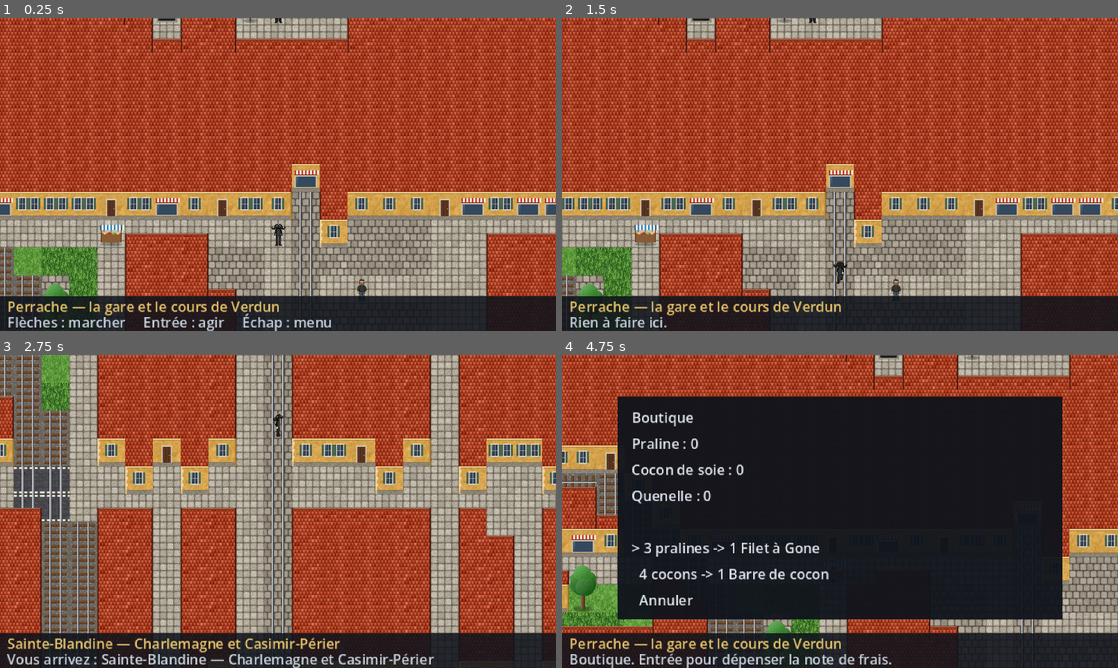
Above: before the commit, frames 1-4 (two rows, left to right).
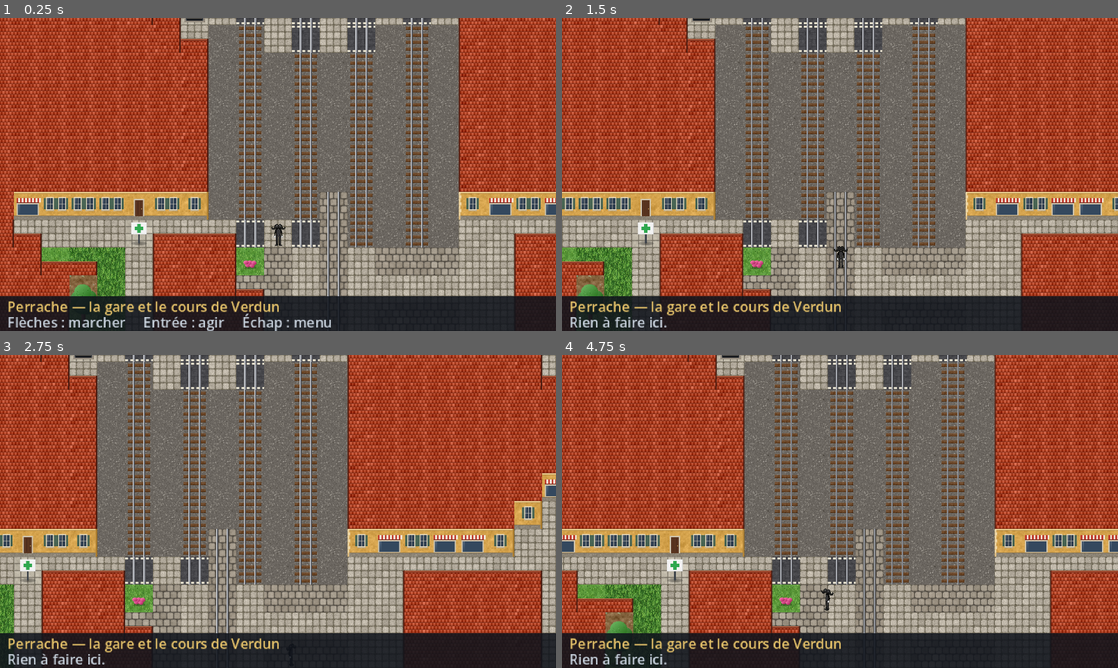
Above: after the commit, the same moments.

Repository: ThibaultGRAND/EEMIDEX
Game: Godot game, scene res://scenes/world/world.tscn
The game is run twice, just before and just after one commit, with the same random seed, the same clock (stepped at 60 frames per second) and the same inputs. This scene is started directly instead of the project's main scene.
Inputs (mouse positions are in pixels of both pictures, inside the frame that each line leads up to):
- Up to frame 1 (0.25 s): no input
- Up to frame 2 (1.5 s): tap Enter (ui_accept) at 0.5, 0.77 s; move the mouse to (962, 158) at 0.52 s; hold Right (ui_right) 0.53-1.28 s; tap Tab at 0.6 s; click (962, 158) at 0.67 s; move the mouse to (728, 190) at 1.27 s; hold Down (ui_down) from 1.28 s (still down); tap Shift at 1.35 s
- Up to frame 3 (2.75 s): tap Enter (ui_accept) at 1.52 s; move the mouse to (333, 442) at 2.02 s; release Down (ui_down) at 2.03 s; hold Right (ui_right) from 2.03 s (still down); tap Tab at 2.1 s
- Up to frame 4 (4.75 s): move the mouse to (812, 574) at 2.77 s; release Right (ui_right) at 2.78 s; hold Up (ui_up) 2.78-3.53 s; tap Shift at 2.85, 4.35 s; click (812, 574) at 2.92 s; tap Enter (ui_accept) at 3.02, 3.77, 4.52 s; move the mouse to (1006, 558) at 3.52 s; hold Left (ui_left) from 3.53 s (still down); tap Tab at 3.6 s; move the mouse to (673, 464) at 4.27 s

The runs differ from the first frame. In frame 1, 44% of the frame differs, in the area x 0-100%, y 0-100%; in frame 2, 37%; in frame 3, 71%; in frame 4, 81%.

Commit message:
Rails seulement à Perrache, rues principales plus larges, pas plus lents
- les voies ferrées ne viennent plus d'OSM : 4 voies parallèles au sud de la
  gare de Perrache, nulle part ailleurs ;
- grands axes sur 3 cases, rue du tram sur 3 cases (une voie de chaque côté) ;
- le joueur met 0,25 s par case (au lieu de 0,14), les PNJ 0,4 s (au lieu de 0,3).

Co-Authored-By: Claude Opus 5.5 <noreply@anthropic.com>

Diff:
--- a/scenes/world/player.gd
+++ b/scenes/world/player.gd
@@ -8,7 +8,7 @@
 ## L'ordre doit correspondre a NOMS_DIRECTIONS (noms des animations).
 enum Direction { BAS, HAUT, GAUCHE, DROITE }
 
-const DUREE_PAS := 0.14
+const DUREE_PAS := 0.25
 ## Nom des directions dans les animations idle_<dir> / walk_<dir>.
 const NOMS_DIRECTIONS: Array[String] = ["down", "up", "left", "right"]
 ## Delai sans pas avant de passer en idle : evite un clignotement entre deux
--- a/scenes/world/pnj.gd
+++ b/scenes/world/pnj.gd
@@ -10,7 +10,7 @@
 
 signal envie_de_bouger(pnj: Pnj)
 
-const DUREE_PAS := 0.3
+const DUREE_PAS := 0.4
 const PAUSE_MIN := 0.8
 const PAUSE_MAX := 2.6
 ## Nom des directions dans les animations, dans l'ordre de Joueur.Direction.
--- a/scenes/world/zones.gd
+++ b/scenes/world/zones.gd
@@ -144,31 +144,31 @@
 		"rencontres": [&"thigoat", &"seb", &"thibouclier"],
 		"niveau_min": 3,
 		"niveau_max": 5,
-		"depart": Vector2i(35, 19),
+		"depart": Vector2i(34, 19),
 		"plan": [
 			"wwwwwwwwwwwwwwwq###,######,####,,##qwq###,,..,,r,,,,,,,,qwww",
 			"wwwwwwwwwwwwwwq.###,,#####,####,,##qwq#,,,,r,,,,,,,,,,,,qwww",
-			"wwwwwwwwwwwwwwq.###,,##,,,,,,,,,,##qwq##ght,,,,,,,,Rt,,,qwww",
-			"wwwwwwwwwwwwwwwq#,,,,,,,,,,,,Lhght#.q.gghgg,,,,,,,,,,,,,qwww",
-			"wwwwwwwwwwwwwwwq,,,,,,,,,,,,,,hghg####gghRg,,,,,,,,,,,,,qwww",
-			"wwwwwwwwwwwwwwwq,,,,,,,,,,,,,,thgg####hhthg,,,,,,,,,,,,,qwww",
-			"wwwwwwwwwwwwwwwq,,,L.,,,,,,,,,Rggh######,,,,,,,,,,,,,,,,qwww",
-			"wwwwwwwwwwwwwwwq,,,,,,,,,,,,,,,,,,######,,,,,,,,,###,,,,qwww",
-			"wwwwwwwwwwwwwwq,,,,,,,,,,,,,,,,,,,######,,,####,,####,,,qwww",
-			"wwwwwwwwwwwwwwq,,,,,,,,,,,,,,,,,,,######,,,####,,####,,,qwww",
-			"wwwwwwwwwwwwwwq,,,T,,,,,,,,,#,,,,#######,,,#####,####,,,qwww",
-			"wwwwwwwwwwwwwq.,,,,###########,T,,S,,,,,,,,,,,,,,,,,,,,,qwww",
-			"wwwwwwwwwwwwwq,,#,#############,##,,,,##########,####,,,qwww",
-			"wwwwwwwwwwwwwv,,#,###################################,,,qwww",
-			"wwwwwwwwwwwwwvv######################################,,,qwww",
-			"wwwwwwwwwwwwq,,#vv###################################,,,qwww",
-			"wwwwwwwwwwwwq.,##,#vvv###############################,,,qwww",
-			"wwwwwwwwwwwwq,,##,###vv#########################,####,,,qwww",
-			"wwwwwwwwwwwq.,,##,####vv############r##########,,####,,,qwww",
-			"wwwwwwwwwwwq#,,,,,,,,,,vv,,,,B,,,,,,r#...,,,,,,,,,,,,,,,qwww",
-			"wwwwwwwwwwwq#,###,##thg#vvhgg,###..,r....,,#####,####,,,qwww",
-			"wwwwwwwwwwq.#,###,#gggh##vv.g,###..,r,,,,,,#####,####,,,qwww",
-			"wwwwwwwwwwq#,,###,#######vvtg,####.,r....,,#####,####,,,qwww",
+			"wwwwwwwwwwwwwwq.#,,,,,,,,,,,,,B,,##qwq##gh,,,,,,,,,,,,,,qwww",
+			"wwwwwwwwwwwwwwwq,,,,,,,,,,,,,,hght#.q.gghg,,,,,,,,,,,,,,qwww",
+			"wwwwwwwwwwwwwwwq,,,,,,,,,,,,,,hghg####Rghg,,,,,,,,,,,,,,qwww",
+			"wwwwwwwwwwwwwwwq,,,,,,,,,,,,,,thgg####hht,,,,,,,,,,,,,,,qwww",
+			"wwwwwwwwwwwwwwwq,,,,,,,,,,,,,,,g,,######,,,,,,,,,,,,,,,,qwww",
+			"wwwwwwwwwwwwwwwq,,,,,,,,,,,,,,,,,=bvbvbv,,,,,,,,,,,,,,,,qwww",
+			"wwwwwwwwwwwwwwq,,,,,,,,,,,,,,,,,,=bvbvbv,,,####,,###,,,,qwww",
+			"wwwwwwwwwwwwwwq,,,,,,,,,,,,,,,,,,=bvbvbv,,,####,,####,,,qwww",
+			"wwwwwwwwwwwwwwq,,,,,,,,,,,,,#,,,,vbvbvbv,T,#####,####,,,qwww",
+			"wwwwwwwwwwwwwqR,,,,###########,T,=,=,=,=,,,,,,,,,,,,,,,,qwww",
+			"wwwwwwwwwwwwwq,,#,#############,bv,=,=bvb#######,####,,,qwww",
+			"wwwwwwwwwwwwwq,,#,##############bvbvbvbvb############,,,qwww",
+			"wwwwwwwwwwwwwq,#################bvbvbvbvb############,,,qwww",
+			"wwwwwwwwwwwwq,,##,##############bvbvbvbvb############,,,qwww",
+			"wwwwwwwwwwwwq.,##,##############bvbvbvbvb############,,,qwww",
+			"wwwwwwwwwwwwq,,##,##############bvbvbvbvb#######,####,,,qwww",
+			"wwwwwwwwwwwq.,,##,##############bvbvrvbvb######,,####,,,qwww",
+			"wwwwwwwwwwwq#,,,,,,,,,,##,,,,S,,,=,=rvbvb,,,,,,,,,,,,,,,qwww",
+			"wwwwwwwwwwwq#,###,##thg###hgg,###R.,r,...,,#####,####,,,qwww",
+			"wwwwwwwwwwq.#,###,#gggh#####g,###..,r,,,,,,#####,####,,,qwww",
+			"wwwwwwwwwwq#,,###,#########tg,####.,r,...,,#####,####,,,qwww",
 		],
 		"sorties": {},
 		## Alternants sauvages qui se baladent. Cles optionnelles :
@@ -190,29 +190,29 @@
 		"niveau_max": 7,
 		"depart": Vector2i(29, 11),
 		"plan": [
-			"wwwwwwwwwwq#,,###,.ghggt##vvh,#####,r#####,#####,#####,,qwww",
-			"wwwwwwwwwwq#,####,.tgggg##vvg,#####,r#####,#####,#####,,qwww",
-			"wwwwwwwwwq.,,####,#########vv,#####,r#####,#####,#####,,qwww",
-			"wwwwwwwwwq#,,####,#########vv,#####,r#####,#####,#####,,qwww",
-			"wwwwwwwwwq#,,,###,,,,#,,,#,==,,#,#,,r,,,#,,#,,#,,####,,,qwww",
-			"wwwwwwwwwq#,,,,,,,,,,,,,,,,==,,,,,,,r,,,,,,,,,,,,,,,,,,,qwww",
-			"wwwwwwwwq.,,#####,#####,,###vv##,##,r#####,#,,##,#####,,qwww",
-			"wwwwwwwwq#,,#####,#####,,###vv##,##,r#####,##,##,#####,,qwww",
-			"wwwwwwwwq#,,#####,#####,,###vv##,##,r#####,##,##,#####,,qwww",
-			"wwwwwwwwq#,######,#####,,###vv##,##,r#####,##,##,#####,,qwww",
-			"wwwwwwwq.#,######,#####,,###vv##,##,r#####,##,##,#####,,qwww",
-			"wwwwwwwq#,,######,#####,T###v,##T##,r#####,##,##,#####,,qwww",
-			"wwwwwwwq#,,######,#####,,###v=##,#M,r,,,,,,,,,,,,,,,,,,,qwww",
-			"wwwwwwwq#,,,,,,,,,,,,,,,,,,,==,,,,,,r,,,,,,,,,,,,,,,,,,,qwww",
-			"wwwwwwwq#,,############,,###vv##,##,rtg###,##,##,#####,,qwww",
-			"wwwwwwq##,,############,####v###,##,rgg###,##,##,#####,,qwww",
-			"wwwwwwq##,,.hg#########,####v###,##,rhgt##,##,##,#####,,qwww",
-			"wwwwwwq##,,#gh#########,####v###,##,rR####,##,##,#####,,qwww",
-			"wwwwwwqhg,,#gR#########,,###v###,##,rghg##,##,##,#####,,qwww",
-			"wwwwwwqth,,#tg#########,,ghtv###,##,rtgg##,##,##,#####,,qwww",
-			"wwwwwqhgh,,#gh#########,hRhgvv##,##,rgghg#,#,,##,#####,,qwww",
-			"wwwwwqghg,,#hg#########,,hggvv##,,,,r,,,,,,,,,,,,,,,,,,,qwww",
-			"wwwwwqggg,,############,,###v###,##,r#####,##,##,#####,,qwww",
+			"wwwwwwwwwwq#,,###,.ghggt###gh,#####,r,####,#####,####,,,qwww",
+			"wwwwwwwwwwq#,####,.tgggg####g,#####,r,####,#####,#####,,qwww",
+			"wwwwwwwwwq.,,####,##########g,#####,r,####,#####,#####,,qwww",
+			"wwwwwwwwwq#,,####,###########,#####,r,####,#####,#####,,qwww",
+			"wwwwwwwwwq#,,,###,,,,#,,,#,,#,,#,#,,r,,,#,,#,,#,,####,,,qwww",
+			"wwwwwwwwwq#,,,,,,,,,,,,,,,,,,,,,,,,,r,,,,,,,,,,,,,,,,,,,qwww",
+			"wwwwwwwwq.,,#####,#####,,####,##,##,r,####,#,,##,#####,,qwww",
+			"wwwwwwwwq#,,#####,#####,,####,##,##,r,####,##,##,#####,,qwww",
+			"wwwwwwwwq#,,#####,#####,,####,##,##,r,####,##,##,#####,,qwww",
+			"wwwwwwwwq#,######,#####,,####,##,##,r,####,##,##,#####,,qwww",
+			"wwwwwwwq.#,######,#####,,####,##,##,r,####,##,##,#####,,qwww",
+			"wwwwwwwq#,,######,#####,,####,##,##,r,####,##,##,#####,,qwww",
+			"wwwwwwwq#,,######,#####,,####,##,#M,r,,,,,,,,,,,,,,,,,,,qwww",
+			"wwwwwwwq#,,,,,,,,,,,,,,,,,,,,,,,,,,,r,,,,,,,,,,,,,,,,,,,qwww",
+			"wwwwwwwq#,,############,,#######,##,r,g###,##,##,#####,,qwww",
+			"wwwwwwq##,,############,########,##,r,t###,##,##,#####,,qwww",
+			"wwwwwwq##,,.hg#########,########,##,r,gg##,##,##,#####,,qwww",
+			"wwwwwwq##,,#gh#########,########,##,r,####,##,##,#####,,qwww",
+			"wwwwwwqhg,,#gg#########,,#######,##,r,hg##,##,##,#####,,qwww",
+			"wwwwwwqth,,#tg#########,,ght####,##,r,gR##,##,##,#####,,qwww",
+			"wwwwwqRgh,,#gh#########,Rghgg###,##,r,thg#,#,,##,#####,,qwww",
+			"wwwwwqghg,,#hg#########,,hgg####,,,,r,,,,,,,,,,,,,,,,,,,qwww",
+			"wwwwwqggg,,############,,#######,##,r,####,##,##,#####,,qwww",
 		],
 		"sorties": {},
 		## Alternants sauvages qui se baladent. Cles optionnelles :
@@ -232,31 +232,31 @@
 		"rencontres": [&"palou", &"tortheo", &"cecissoussou"],
 		"niveau_min": 7,
 		"niveau_max": 10,
-		"depart": Vector2i(32, 12),
+		"depart": Vector2i(32, 11),
 		"plan": [
-			"wwwwwqthg,,############,,###v###,##,r#####,##,##,##t##,,qwww",
-			"wwwwwqh##,,############,####v###,##,r#####,##,##,#gg##,,qwww",
-			"wwwwwqh##,,#########ghg,####v###,##,r#####,##,##,hgg##,,qwww",
-			"wwwwwq###,,#########ggh,####v###,##,r#####,##,##,thhg#,,qwww",
-			"wwwwwq###,,############,####v###,##,r#####,##,##,#hg##,,qwww",
-			"wwwwwq###,,###########g,,###vv##,##,r#####,##,##,#####,,qwww",
-			"wwwwwq###,,,,,,,,,,,,,,,,,,,=,,,,,,,r,,,,,,,,,,,,,,,,,,,qwww",
-			"wwwwwq#########,,######,,###vv#,,##,r####,,#,,##,#####,,qwww",
-			"wwwwwq##########,gg#gh#,,###vv##,##,r#####,##,##,#####,,qwww",
-			"wwwwwq.#########,hg#tRh,,###vv##,##,r#####,##,##,#####,,qwww",
-			"wwwwwwq#########,#g#ggh,,###vv##,##,r#####,##,##,#####,,qwww",
-			"wwwwwwq#########,#h#hht,T###vv##T##,r#####,##,##,#####,,qwww",
-			"wwwwwwq#########,#t##g#,,###vv##,##,r#####,##,##,#####,,qwww",
-			"wwwwwwq#########,######,,###vv##,##,r#####,##,##,#####,,qwww",
-			"wwwwwwq#########,######,,##,=v#,,,,,r,###,,#,,#,,#####,,qwww",
-			"wwwwwwq##qqq,,,,,,,,,,,,,,,,==,,,,,,r,,,,,,,,,,,,,,,,,,,qwww",
-			"wwwwwwqtqwwwq####t#####,,###vv#####,r#####,####,,..###,,qwww",
-			"wwwwwwqgqwwwq####g#####,,###vv#####,r#####,####,,#####,,qwww",
-			"wwwwwqmhqwwwqgthghhthX#,,###vv#####,r#ht##,####,,#####,,qwww",
-			"wwwwwwqghqwwqggghgRhgg#,,###vv#####,rhg###,ghtg,,#####,,qwww",
-			"wwwwwwqgqwwwqhggtggggt#,,###vv#####,r#g###,####,,#gtR#,,qwww",
-			"wwwwwwqtqwwwqghhghgggg#,,###vv#####,r#g###,####,,ghhg#,,qwww",
-			"wwwwwwqgqwwwq####gt####,,###vv#####,r#t###,tghg,,###gt,,qwww",
+			"wwwwwqthg,,############,,#######,##,r,####,##,##,##t##,,qwww",
+			"wwwwwqh##,,############,########,##,r,####,##,##,#gg##,,qwww",
+			"wwwwwqh##,,#########ghg,########,##,r,####,##,##,hRg##,,qwww",
+			"wwwwwq###,,#########ggh,########,##,r,####,##,##,thhg#,,qwww",
+			"wwwwwq###,,############,########,##,r,####,##,##,#hg##,,qwww",
+			"wwwwwq###,,###########g,,#######,##,r,####,##,##,#####,,qwww",
+			"wwwwwq###,,,,,,,,,,,,,,,,,,,,,,,,,,,r,,,,,,,,,,,,,,,,,,,qwww",
+			"wwwwwq#########,,######,,######,,##,r,###,,#,,##,#####,,qwww",
+			"wwwwwq##########,gg#gh#,,#######,##,r,####,##,##,#####,,qwww",
+			"wwwwwq.#########,hg#tgh,,#######,##,r,####,##,##,#####,,qwww",
+			"wwwwwwq#########,#g#ggh,,#######,##,r,####,##,##,#####,,qwww",
+			"wwwwwwq#########,#h#hht,,#######,##,r,####,##,##,#####,,qwww",
+			"wwwwwwq#########,#t##g#,,#######,##,r,####,##,##,#####,,qwww",
+			"wwwwwwq#########,######,,#######,##,r,####,##,##,#####,,qwww",
+			"wwwwwwq#########,######,,##,,,#,,,,,r,###,,#,,#,,#####,,qwww",
+			"wwwwwwq##qqq,,,,,,,,,,,,,,,,,,,,,,,,r,,,,,,,,,,,,,,,,,,,qwww",
+			"wwwwwwqtqwwwq####t#####,,##########,r,####,####,,..###,,qwww",
+			"wwwwwwqgqwwwq####g#####,,##########,r,####,####,,#####,,qwww",
+			"wwwwwqmhqwwwqgthghhthX#,,##########,r,ht##,####,,#####,,qwww",
+			"wwwwwwqgRqwwqggghgghgg#,,##########,r,g###,ghtg,,#####,,qwww",
+			"wwwwwwqgqwwwqhggtggggt#,,##########,r,g###,####,,#gtR#,,qwww",
+			"wwwwwwqtqwwwqghhghgggg#,,##########,r,g###,####,,ghhg#,,qwww",
+			"wwwwwwqgqwwwq####gt####,,##########,r,t###,tghg,,###gt,,qwww",
 		],
 		"sorties": {},
 		## Alternants sauvages qui se baladent. Cles optionnelles :
@@ -276,31 +276,31 @@
 		"rencontres": [&"thomasu", &"paguera", &"guignome"],
 		"niveau_min": 10,
 		"niveau_max": 13,
-		"depart": Vector2i(35, 16),
+		"depart": Vector2i(35, 11),
 		"plan": [
-			"wwwwwwq.qwwwq##########,,###vv#####,r#####,####,,#ghgh,,qwww",
-			"wwwwwwwq#qqq,##########,,,,,==,,,,,,r.....,,,,,,,#####,,qwww",
-			"wwwwwwwq###Rqqqqqqqqqqqqqqqq==qqqq,,r.R...,,,,,,,#####,,qwww",
-			"wwwwwwwq###qwwwwwwwwwwwwwwwwwwwwwwq#r....L,####,,#####,,qwww",
-			"wwwwwwwwq#.qwwwwwwwwwwwwwwwwwwwwwwq#r.....,####,,#####,,qwww",
-			"wwwwwwwwqqqwwwwwwwwwwwwwwwwwwwwwwq.#r.....,,,,,,,,,,,,,,qwww",
-			"wwwwwwwwwwwwwwwwwwwwwwwqqqqq==qqq..#r#####,###########,,qwww",
-			"wwwwwwwwwwwwwqqqqqqqqqq.####vv######r#####,###########,,qwww",
-			"wwwwwwwwwqqqwwwwq###########vv######r#####,###########,,qwww",
-			"wwwwwwwwwwqgqwwwq###########vv######r#####,###########,,qwww",
-			"wwwwwwwwwwqhhqwwq###########vv######r#####,###########,,qwww",
-			"wwwwwwwwwwqmgqwwq###########vv######r#####,###########,,qwww",
-			"wwwwwwwwwwwqgqwwq###########vv######r#####,###########,,qwww",
-			"wwwwwwwwwwwq..qwq###########vv######r#####,###########,,qwww",
-			"wwwwwwwwwwwwq#.q############vv######r#####,###########,,qwww",
-			"wwwwwwwwwwwwq##qq,,,,,,,T,,,==,,,,,Tr,,,,,,,,,,,,,,,,,,,qwww",
-			"wwwwwwwwwwwwwqqwwq,####,,###vv#####,r,,,#,,,,##,,,###,,,qwww",
-			"wwwwwwwwwwwwwqgqwwq####,,###vv#####,r##########g######,,qwww",
-			"wwwwwwwwwwwwwqmhqwqq###,,###vv#####,r##########g######,,qwww",
-			"wwwwwwwwwwwwwwqqwwwwq##,,###vv#####,r##########h######,,qwww",
-			"wwwwwwwwwwwwwwwqqwwwqR.,,,,,==,,,,,,r##########g######,,qwww",
-			"wwwwwwwwwwwwwwwq.qwwq..,,,,,==,,,,,,r##########g######,,qwww",
-			"wwwwwwwwwwwwwwwwq.qq...,,...vv#####,r##########h######,,qwww",
+			"wwwwwwq.qwwwq##########,,##########,r,####,####,,#ghgh,,qwww",
+			"wwwwwwwq#qqq,##########,,,,,,,,,,,,,r,....,,,,,,,#####,,qwww",
+			"wwwwwwwq###.qqqqqqqqqqqqqqqqqqqqqq,,r,....,,,,,,,#####,,qwww",
+			"wwwwwwwq###qwwwwwwwwwwwwwwwwwwwwwwq,r,L..L,####,,#####,,qwww",
+			"wwwwwwwwq#.qwwwwwwwwwwwwwwwwwwwwwwq,r,...R,####,,#####,,qwww",
+			"wwwwwwwwqqqwwwwwwwwwwwwwwwwwwwwwwq.,r,....,,,,,,,,,,,,,,qwww",
+			"wwwwwwwwwwwwwwwwwwwwwwwqqqqqqqqqq..,r,####,###########,,qwww",
+			"wwwwwwwwwwwwwqqqqqqqqqq.###########,r,####,###########,,qwww",
+			"wwwwwwwwwqqqwwwwq##################,r,####,###########,,qwww",
+			"wwwwwwwwwwqRqwwwq##################,r,####,###########,,qwww",
+			"wwwwwwwwwwqhhqwwq##################,r,####,###########,,qwww",
+			"wwwwwwwwwwqmgqwwq##################,r,####,###########,,qwww",
+			"wwwwwwwwwwwqgqwwq##################,r,####,###########,,qwww",
+			"wwwwwwwwwwwq..qwq##################,r,####,###########,,qwww",
+			"wwwwwwwwwwwwq#.q###################,r,####,###########,,qwww",
+			"wwwwwwwwwwwwq##qq,,,,,,,,,,,,,,,,,,,r,,,,,,,,,,,,,,,,,,,qwww",
+			"wwwwwwwwwwwwwqqwwq,####,,##########,r,,,#,,,,##,,,###,,,qwww",
+			"wwwwwwwwwwwwwqgqwwq####,,##########,r,#########g######,,qwww",
+			"wwwwwwwwwwwwwqRhqwqq###,,##########,r,#########g######,,qwww",
+			"wwwwwwwwwwwwwwqqwwwwq##,,##########,r,#########h######,,qwww",
+			"wwwwwwwwwwwwwwwqqwwwq..,,,,,,,,,,,,,r,#########g######,,qwww",
+			"wwwwwwwwwwwwwwwq.qwwq..,,,,,,,,,,,,,r,#########g######,,qwww",
+			"wwwwwwwwwwwwwwwwq.qq...,,##########,r,#########h######,,qwww",
 		],
 		"sorties": {},
 		## Alternants sauvages qui se baladent. Cles optionnelles :
Not shown, changed: CLAUDE.MD
